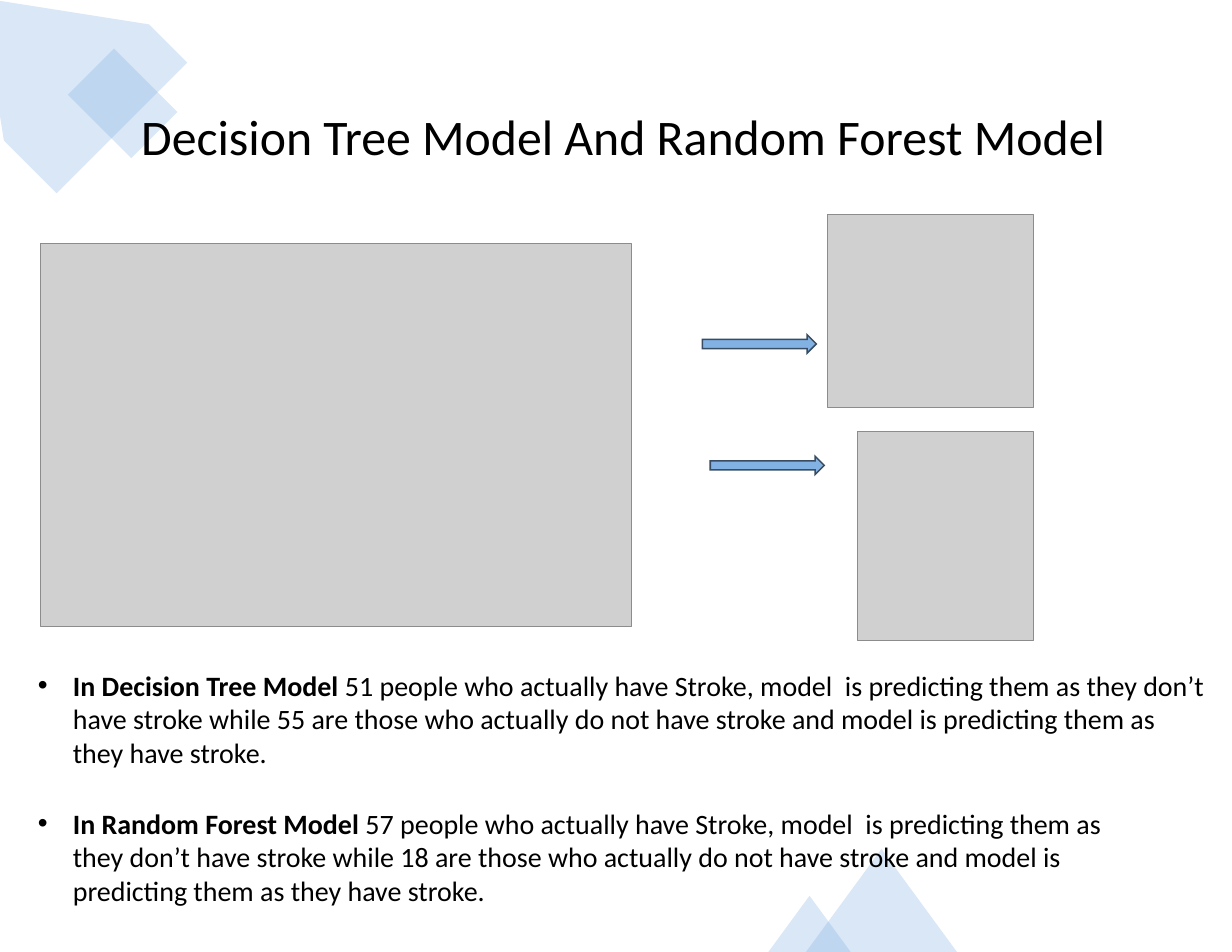
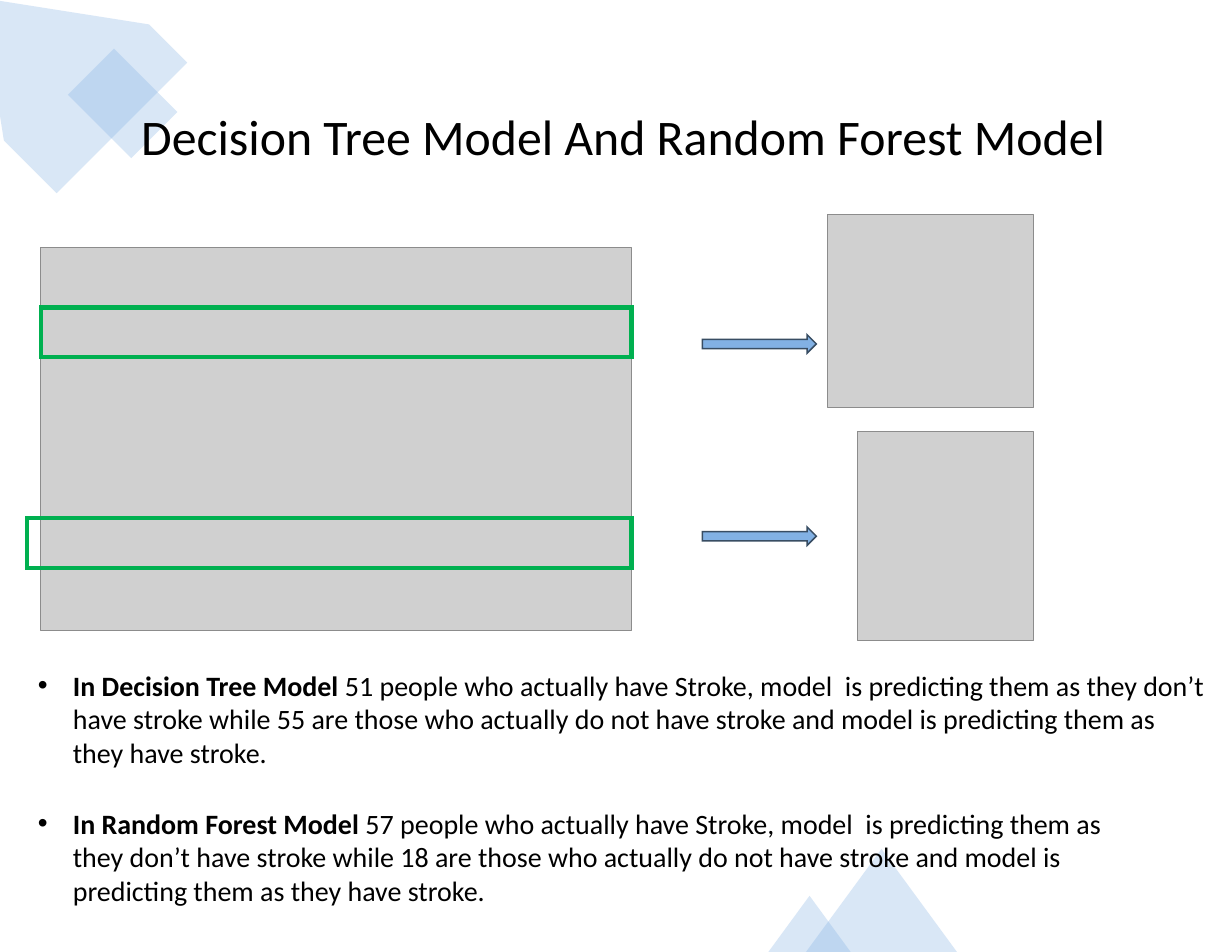
Before and after one commit to jojoalva/Stroke-Project-4, a slide deck: slide 16 of Project4_presentation_final.pptx. Drawn at 1232x952 pixels with LibreOffice and Linux fonts; fonts in the diff are those of the drawing; grey boxes stand for pictures. Boxes give left, top, right and bottom in pixels: in the first picture for what was removed or moved away, otherwise in the second. Text is boxed around its words. In the diff, an @@ line names an element or a change of style, - is before the commit and + after.

```diff
--- a/Project4_presentation_final.pptx
+++ b/Project4_presentation_final.pptx
@@ picture: place and size @@
-picture at (41,244,632,627)
+picture at (41,248,632,631)
@@ rectangle added at (41,307,632,357), outline #00B050 3 pt @@
@@ rectangle added at (27,519,632,569), outline #00B050 3 pt @@
@@ right arrow: place and size @@
-right arrow at (710,456,824,474)
+right arrow at (702,528,816,545)
```
Also in this commit, not shown: 2 other slides changed.
